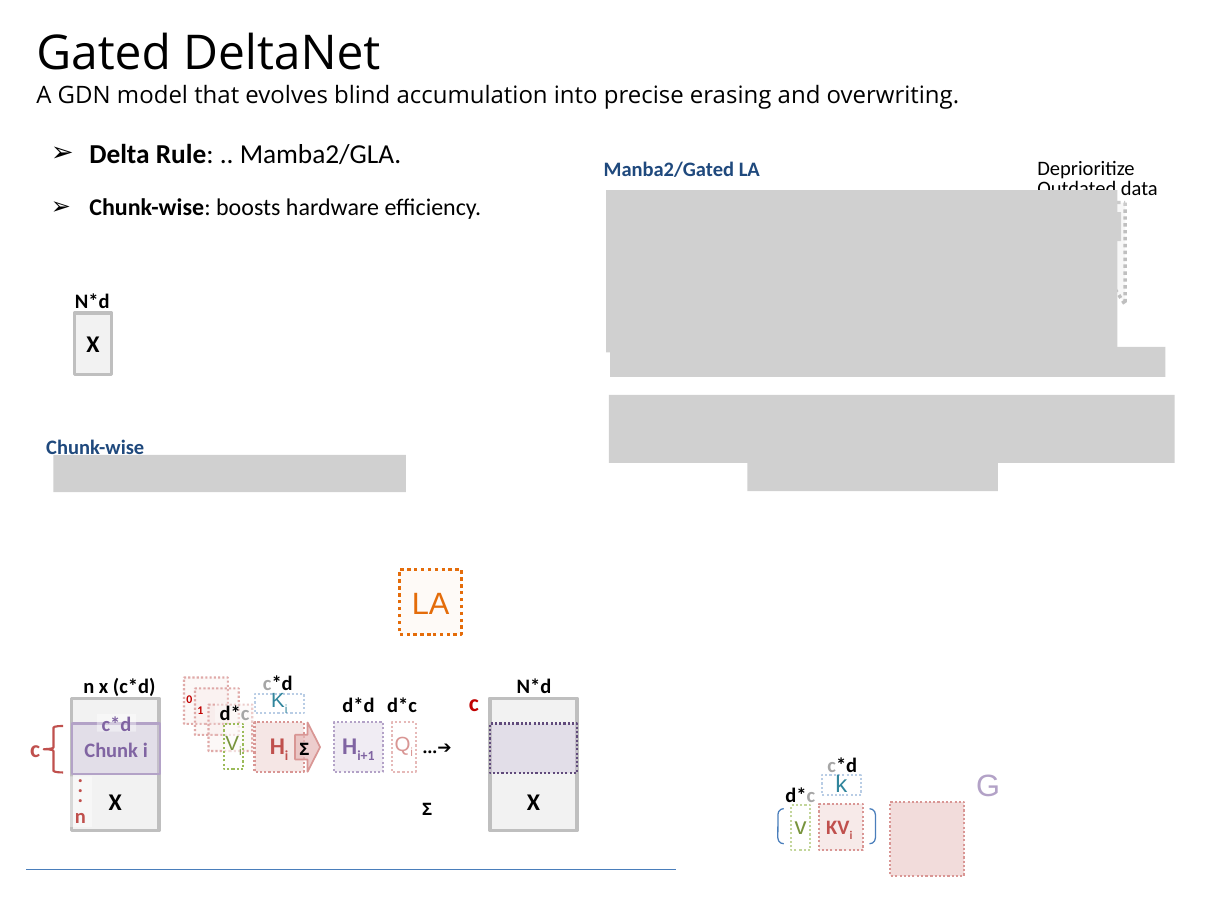
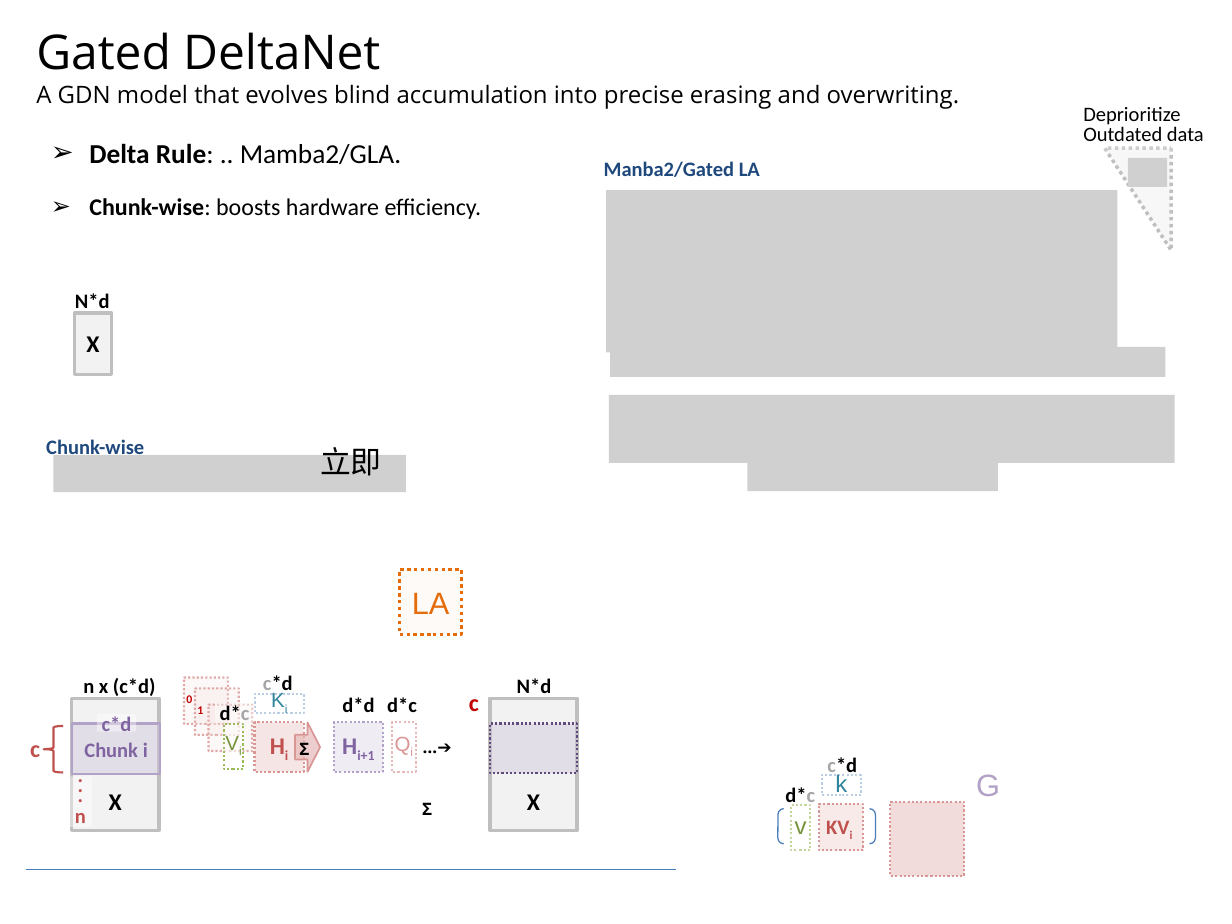
Before and after one commit to navibator/crazy-ai, a slide deck: slide 9 of temp.pptx. Drawn at 1232x924 pixels with LibreOffice and Linux fonts; fonts in the diff are those of the drawing; grey boxes stand for pictures. Boxes give left, top, right and bottom in pixels: in the first picture for what was removed or moved away, otherwise in the second. Text is boxed around its words. In the diff, an @@ line names an element or a change of style, - is before the commit and + after.

```diff
--- a/temp.pptx
+++ b/temp.pptx
@@ 1 picture, 1 text, 1 right triangle: place and size @@
-1 picture, 1 text, 1 right triangle at (1037,161,1158,304)
+1 picture, 1 text, 1 right triangle at (1083,107,1204,250)
@@ text added at (320,442,382,476), 18 pt, text #000000 @@
+立即
```
Also in this commit, not shown: 2 other slides changed.
